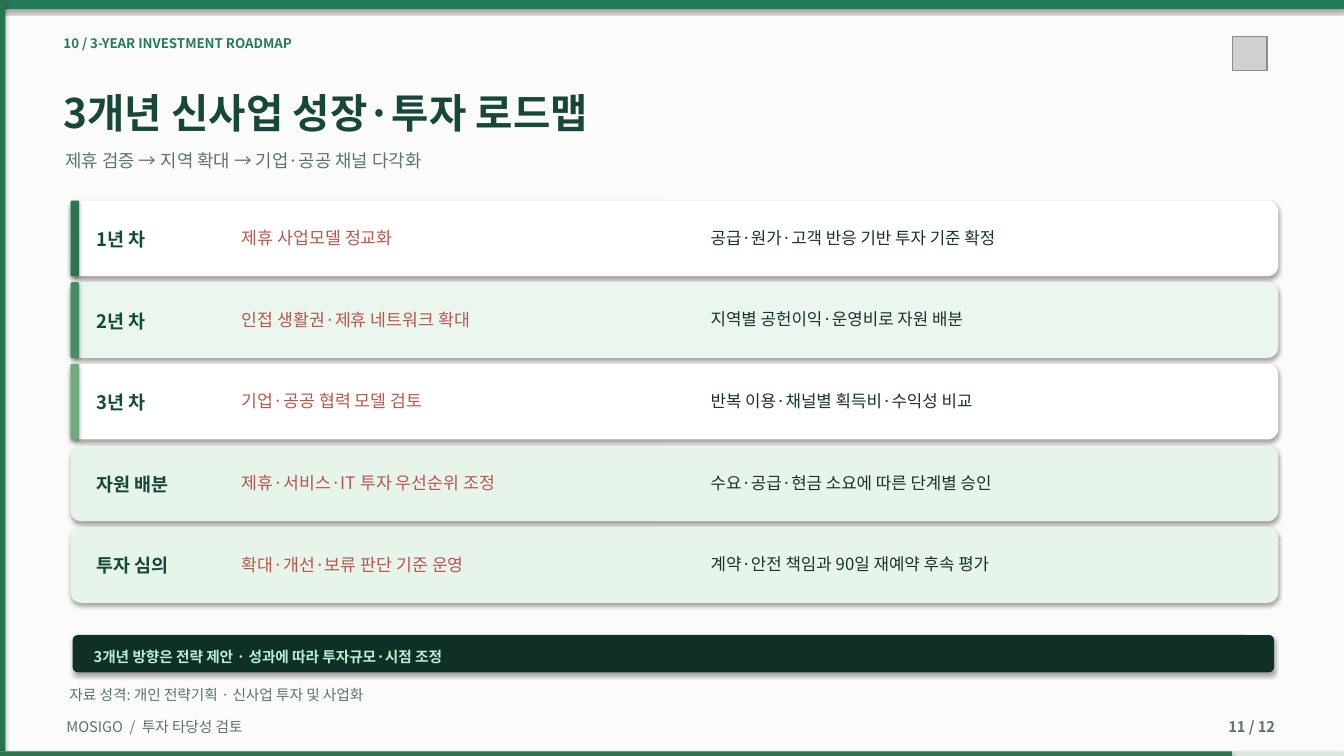
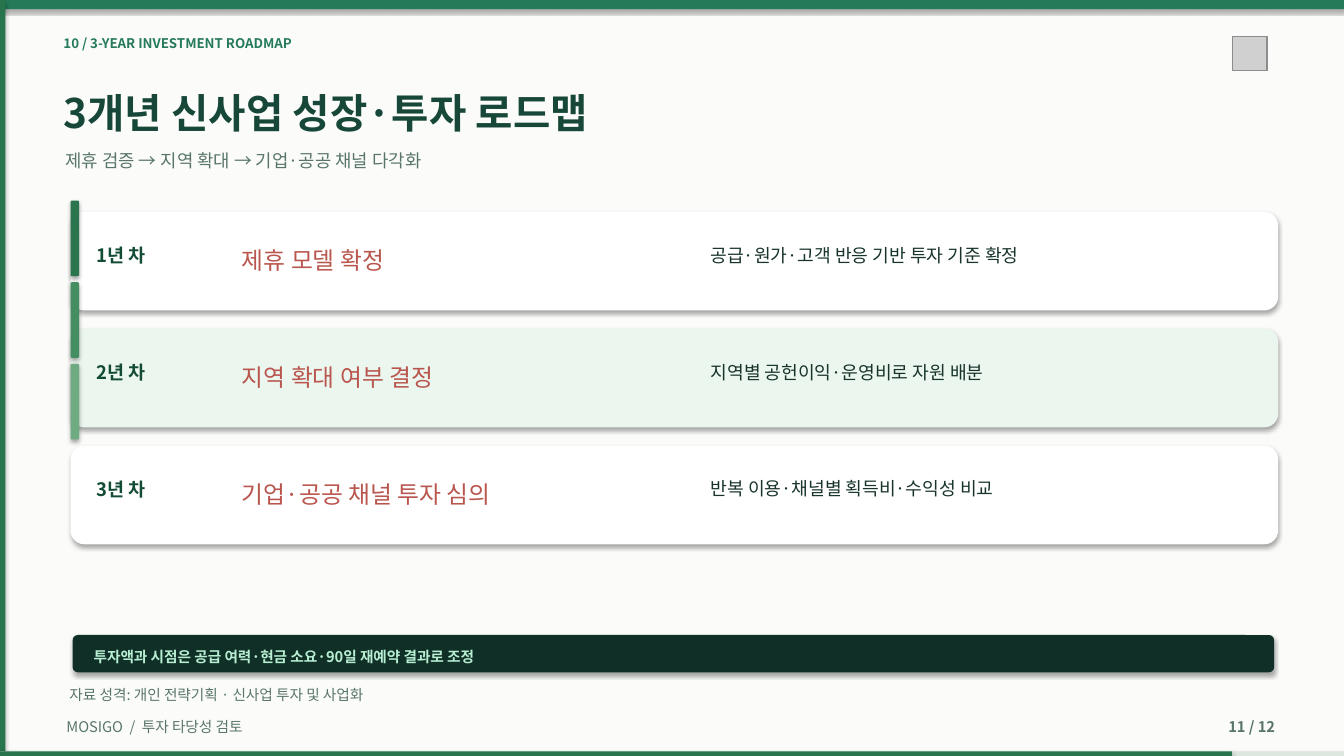
Before and after one commit to dohyunkimmm/mosigo-case-study, a slide deck: slide 11 of downloads/MOSIGO_IR_Investment_Review_12slides.pptx. Drawn at 1344x756 pixels with LibreOffice and Linux fonts; fonts in the diff are those of the drawing; grey boxes stand for pictures. Boxes give left, top, right and bottom in pixels: in the first picture for what was removed or moved away, otherwise in the second. Text is boxed around its words. In the diff, an @@ line names an element or a change of style, - is before the commit and + after.

Commit message:
본문과 발표자료의 정보 밀도 개선 (#204)
* 사업기획서 9·10·18·19쪽의 판단과 근거 배치 정리

* 본문과 발표자료의 정보 밀도 개선

* 예약 여정 카드 폭·글꼴 검사를 변경된 배치와 동기화

```diff
--- a/downloads/MOSIGO_IR_Investment_Review_12slides.pptx
+++ b/downloads/MOSIGO_IR_Investment_Review_12slides.pptx
@@ rounded rectangle: place and size @@
-rounded rectangle at box(71, 201, 1278, 276)
+rounded rectangle at box(71, 212, 1278, 311)
@@ text "1년 차": place and size @@
-text "1년 차" at box(97, 230, 146, 248)
+text "1년 차" at box(97, 246, 146, 264)
@@ text "공급·원가·고객 반응 기반 투자 기준 ...": place and size @@
-text "공급·원가·고객 반응 기반 투자 기준 ..." at box(711, 230, 995, 246)
+text "공급·원가·고객 반응 기반 투자 기준 ..." at box(711, 247, 1018, 264)
@@ text at box(242, 249, 384, 271): text changed; size 12.3 to 17 pt @@
-제휴 사업모델 정교화
+제휴 모델 확정
@@ rounded rectangle: place and size @@
-rounded rectangle at box(71, 282, 1278, 358)
+rounded rectangle at box(71, 329, 1278, 427)
@@ text "2년 차": place and size @@
-text "2년 차" at box(97, 312, 146, 330)
+text "2년 차" at box(97, 363, 146, 381)
@@ text "지역별 공헌이익·운영비로 자원 배분": place and size @@
-text "지역별 공헌이익·운영비로 자원 배분" at box(711, 311, 963, 327)
+text "지역별 공헌이익·운영비로 자원 배분" at box(711, 364, 983, 381)
@@ text at box(242, 366, 433, 388): text changed; size 12.3 to 17 pt @@
-인접 생활권·제휴 네트워크 확대
+지역 확대 여부 결정
@@ rounded rectangle: place and size @@
-rounded rectangle at box(71, 364, 1278, 440)
+rounded rectangle at box(71, 446, 1278, 544)
@@ rounded rectangle removed at box(71, 446, 1278, 521) @@
@@ text "3년 차": place and size @@
-text "3년 차" at box(97, 393, 146, 411)
+text "3년 차" at box(97, 480, 146, 498)
@@ text removed at box(97, 475, 169, 493) @@
-자원 배분
@@ text removed at box(242, 474, 495, 491) @@
-제휴·서비스·IT 투자 우선순위 조정
@@ size 12 to 13 pt in 3 elements at box(711, 247, 1018, 264), box(711, 364, 983, 381), box(711, 480, 993, 497) @@
@@ text "반복 이용·채널별 획득비·수익성 비교": place and size @@
-text "반복 이용·채널별 획득비·수익성 비교" at box(711, 393, 973, 409)
+text "반복 이용·채널별 획득비·수익성 비교" at box(711, 480, 993, 497)
@@ text removed at box(711, 475, 992, 491) @@
-수요·공급·현금 소요에 따른 단계별 승인
@@ text at box(242, 483, 491, 505): text changed; size 12.3 to 17 pt @@
-기업·공공 협력 모델 검토
+기업·공공 채널 투자 심의
@@ rounded rectangle removed at box(71, 527, 1278, 603) @@
@@ text removed at box(97, 556, 169, 574) @@
-투자 심의
@@ text removed at box(242, 556, 464, 573) @@
-확대·개선·보류 판단 기준 운영
@@ text removed at box(711, 556, 989, 572) @@
-계약·안전 책임과 90일 재예약 후속 평가
@@ text at box(94, 649, 474, 664): text changed @@
-3개년 방향은 전략 제안 · 성과에 따라 투자규모·시점 조정
+투자액과 시점은 공급 여력·현금 소요·90일 재예약 결과로 조정
```
Also in this commit, not shown: 1 other slide changed, 26 other files.
